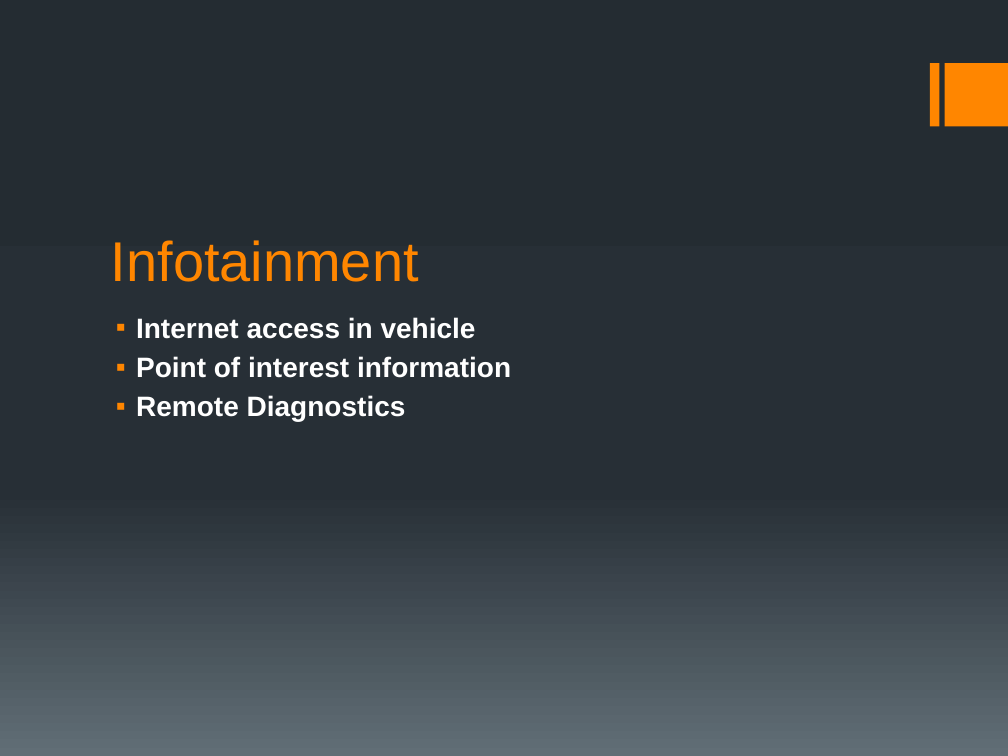
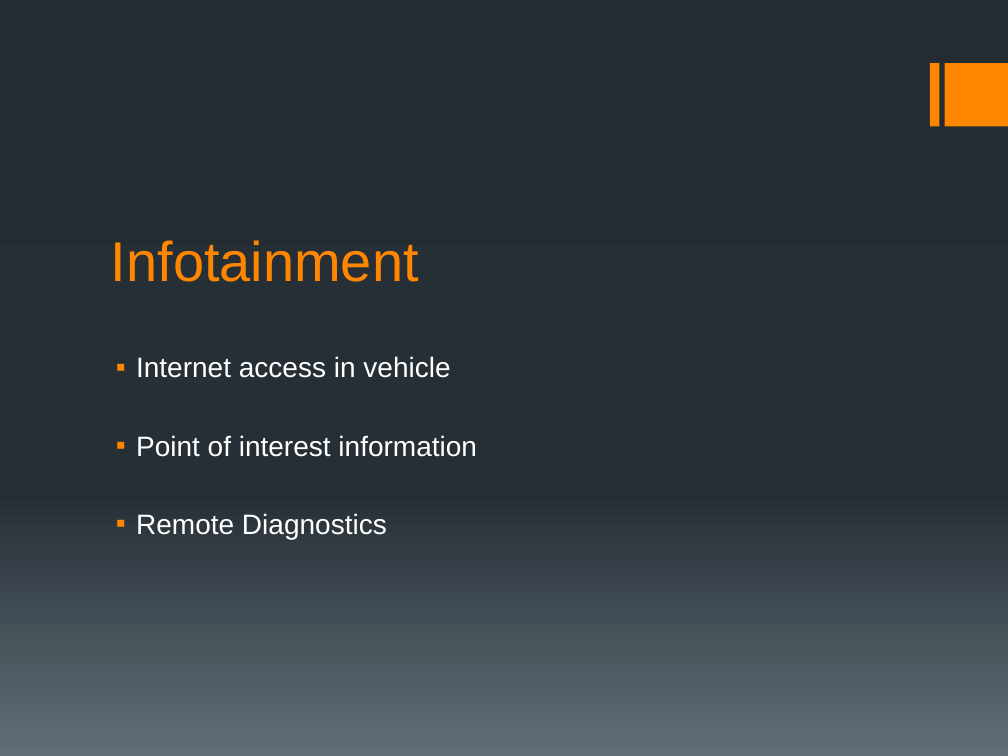
Before and after one commit to lightstalker89/MIT_SAD, a slide deck: slide 6 of 2nd_sem/daps/grill_murrent_lehner/DAPS.pptx. Drawn at 1008x756 pixels with LibreOffice and Linux fonts; fonts in the diff are those of the drawing. Boxes give left, top, right and bottom in pixels: in the first picture for what was removed or moved away, otherwise in the second. Text is boxed around its words. In the diff, an @@ line names an element or a change of style, - is before the commit and + after.

```diff
--- a/2nd_sem/daps/grill_murrent_lehner/DAPS.pptx
+++ b/2nd_sem/daps/grill_murrent_lehner/DAPS.pptx
@@ text "Internet access in vehicle" at (136,356,477,539): bold off @@
```
Also in this commit, not shown: 3 other slides changed.
